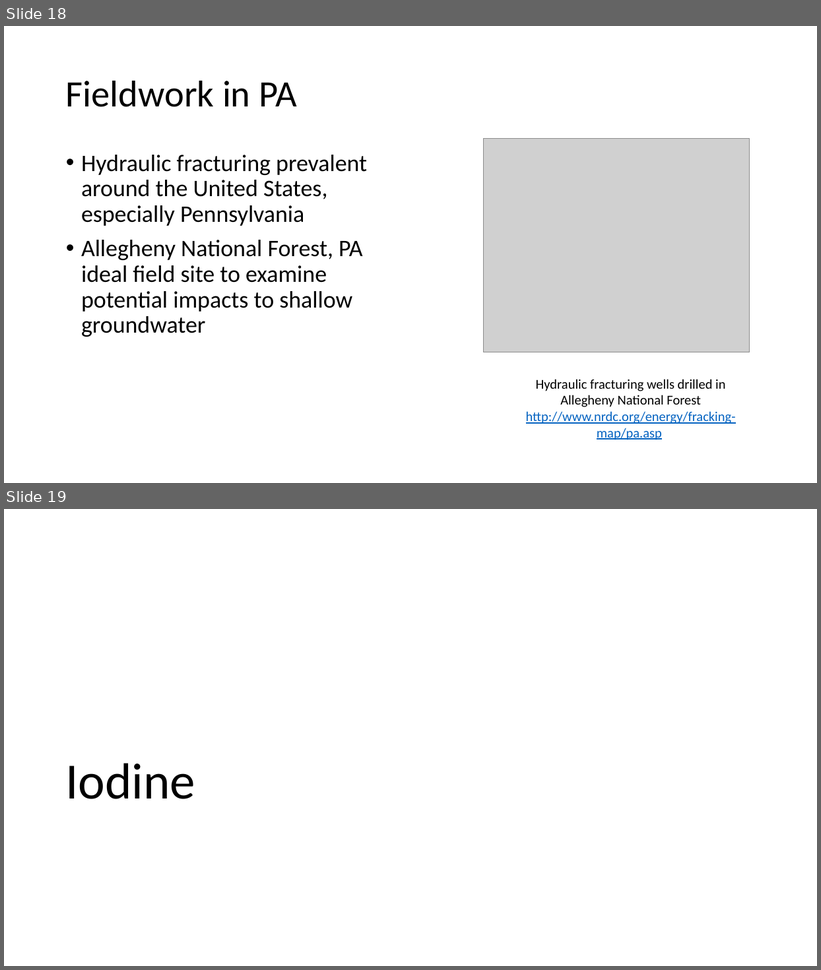
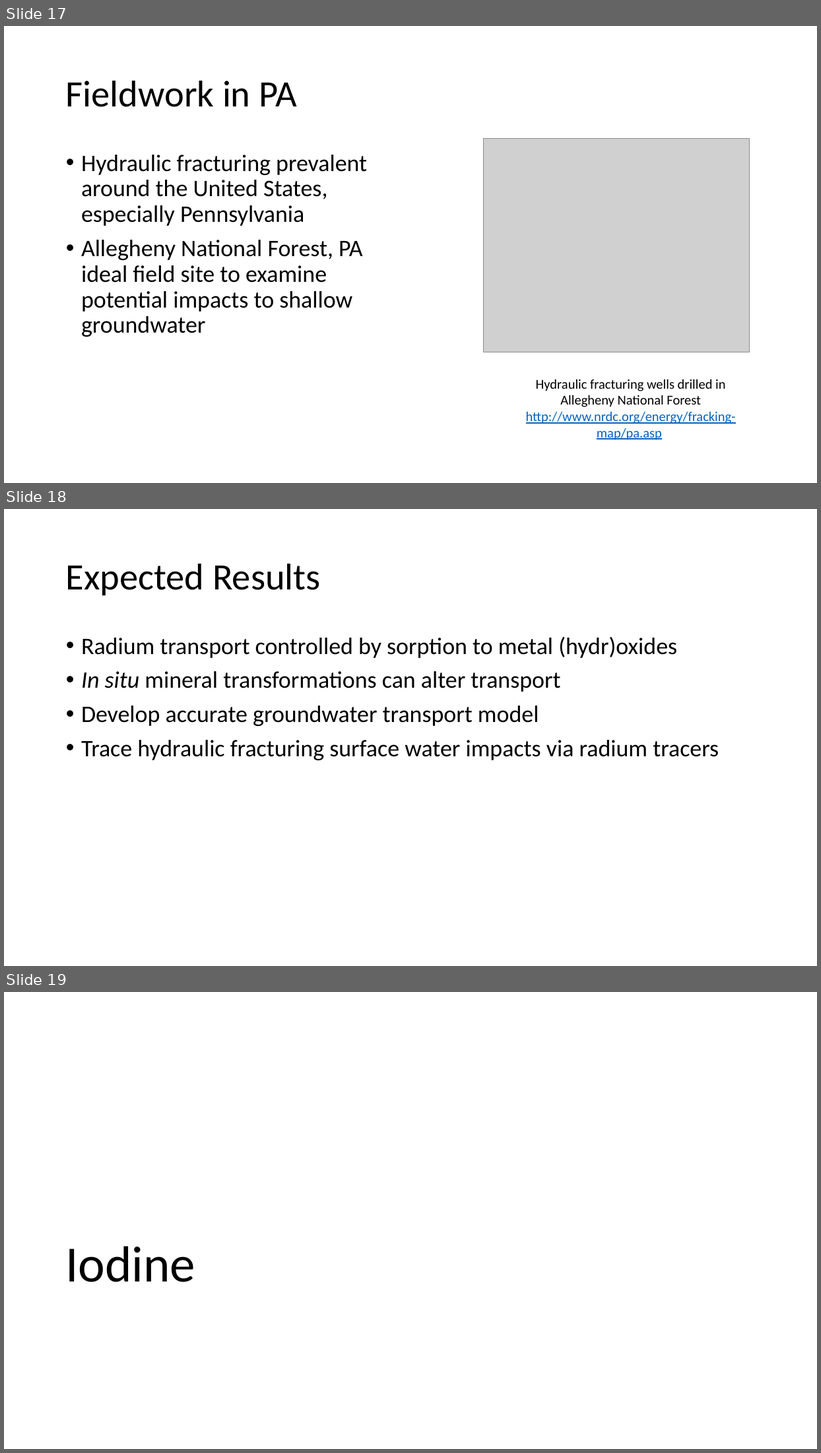
Before and after one commit to machen/Thesis-Proposal, a slide deck: Presentation.pptx. Shown one above the other, each under a label of ours: slides 18 and 19 before the commit, slides 17, 18 and 19 after it. The pictures are 821x970 and 821x1453 pixels, drawn with LibreOffice and Linux fonts; fonts in the diff are those of the drawing; grey boxes stand for pictures. Boxes give left, top, right and bottom in pixels: in the first picture for what was removed or moved away, otherwise in the second. Text is boxed around its words. In the diff, an @@ line names an element or a change of style, - is before the commit and + after.

Commit message:
Presentation final draft
Completion of presentation to committee. Need to develop specific
hypotheses to further constrain the work.

```diff
--- a/Presentation.pptx
+++ b/Presentation.pptx
@@ slide 18 added at <box>4,509,817,966</box>, background #FFFFFF @@
@@ title added at <box>66,563,320,595</box>, 44 pt, text #000000 @@
+Expected Results
@@ text added at <box>81,637,719,760</box>, 28 pt, text #000000 @@
+• Radium transport controlled by sorption to metal (hydr)oxides
+• In situ mineral transformations can alter transport
+• Develop accurate groundwater transport model
+• Trace hydraulic fracturing surface water impacts via radium tracers
@@ what was slide 18 is now slide 17 @@
```
Also in this commit, not shown: 10 slides changed, 10 other slides added, 5 slides removed, 10 other files.
